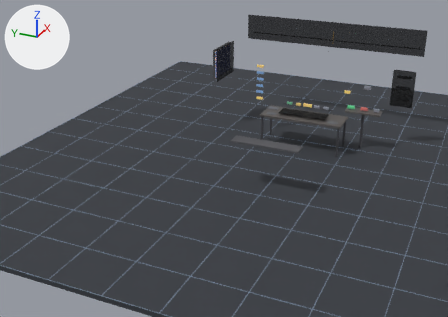
The glTF model more-room/world-vr/world.glb: old version first, new version second.
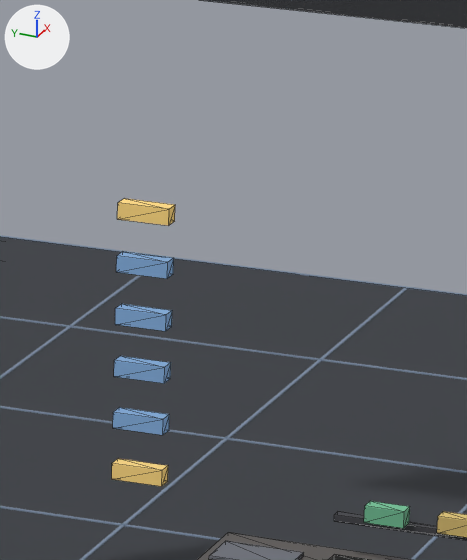
Each version is shown from a 50 mm camera at (-12.25, -3.84, 5.79) aimed at (0.22, 1.77, -0.45), then close up on the part from 54% to 67% of the width and 13% to 34% of the height. Lighting does not change. The marker at upper left points along +X, +Y and +Z. The first two pictures are the older version. The close-ups show mesh edges as thin lines.

Objects in the first close-up: 'BtnAbout', 'BtnDone', 'BtnModeFocus', 'BtnModeMorning', 'BtnModeTriage', 'BtnModeWrap', 'BtnSignIn', 'DeskTop', 'Floor', 'GridZK', 'InboxTray', 'VeilCal' and 9 more.
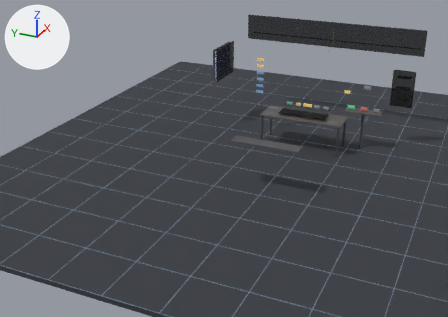
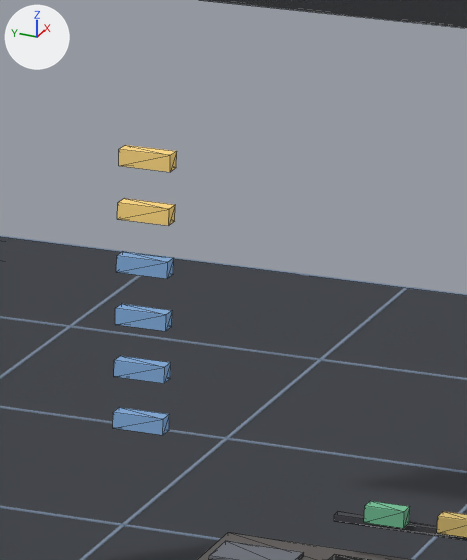
Pixel boxes (x1, y1, x2, y2) of what changed, in the close-ups (467 x 560 px):
'BtnSignIn', moved
    before: (112, 458, 168, 486)
    after: (119, 145, 177, 172)

The change, as a diff of the scene's bpy script:
```diff
--- a/more-room/world-vr/world.glb.py
+++ b/more-room/world-vr/world.glb.py
@@ ob_btnsignin @@
 ob_btnsignin = bpy.data.objects.new('BtnSignIn', me_btnsignin)
-ob_btnsignin.location = (1.3, 1.3, 0.82)
+ob_btnsignin.location = (1.3, 1.3, 1.78)
```
